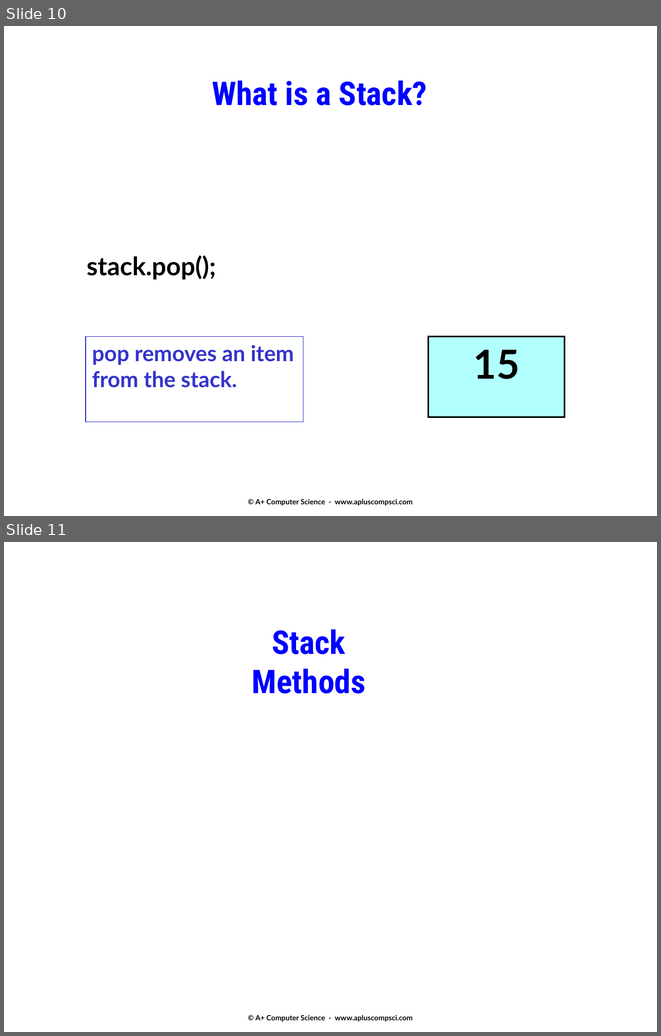
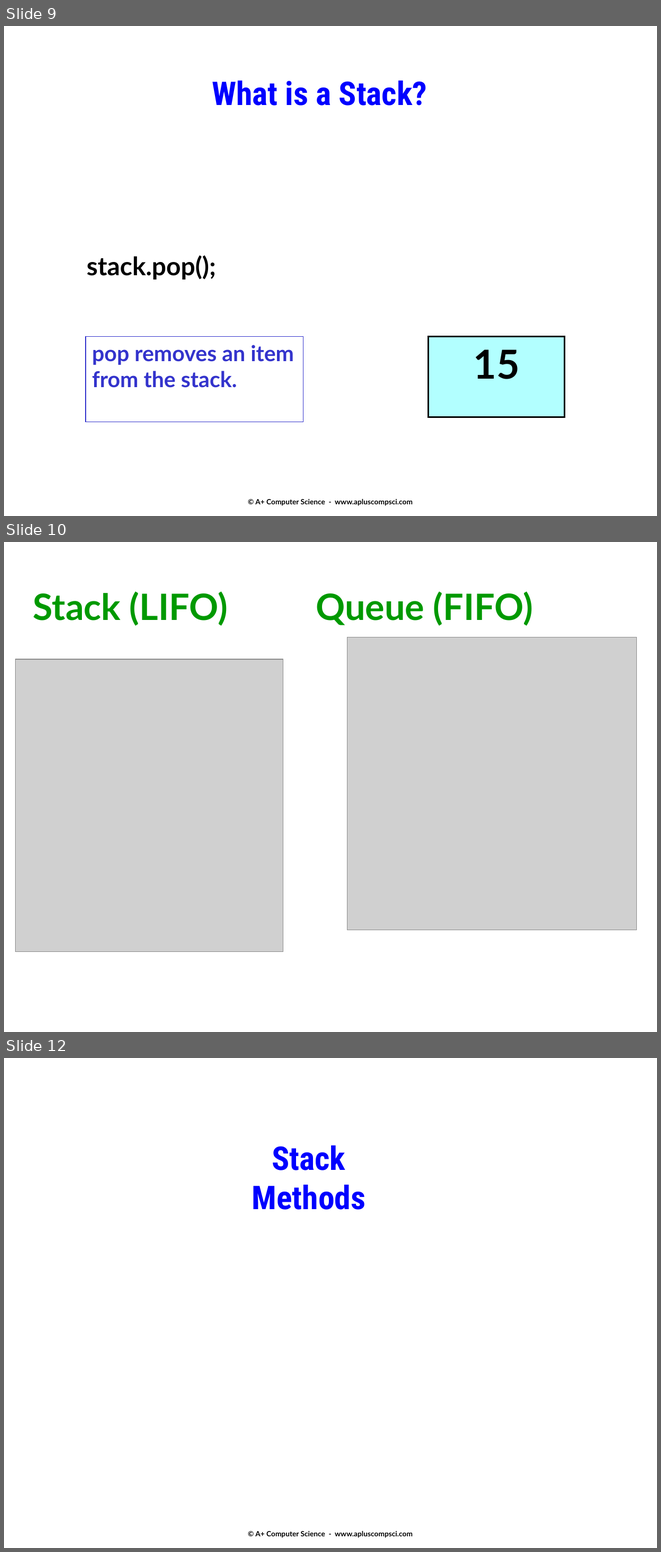
Before and after one commit to Cy-FairCS/cs3, a slide deck: u06b_stacks/notes/13a.stacks.pptx. Shown one above the other, each under a label of ours: slides 10 and 11 before the commit, slides 9, 10 and 12 after it; the slides between them are not shown. The pictures are 661x1036 and 661x1552 pixels, drawn with LibreOffice and Linux fonts; fonts in the diff are those of the drawing; grey boxes stand for pictures. Boxes give left, top, right and bottom in pixels: in the first picture for what was removed or moved away, otherwise in the second. Text is boxed around its words. In the diff, an @@ line names an element or a change of style, - is before the commit and + after.

```diff
--- a/u06b_stacks/notes/13a.stacks.pptx
+++ b/u06b_stacks/notes/13a.stacks.pptx
@@ slide 10 added at <box>4,542,657,1032</box>, background #FFFFFF @@
@@ text added at <box>33,591,533,626</box>, 40 pt, text #009900, bold @@
+Stack (LIFO) Queue (FIFO)
@@ picture added at <box>347,637,637,930</box> @@
@@ picture added at <box>15,659,283,951</box> @@
@@ what was slide 10 is now slide 9 @@
@@ what was slide 11 is now slide 12 @@
```
Also in this commit, not shown: 4 slides changed, 1 other slide added.
